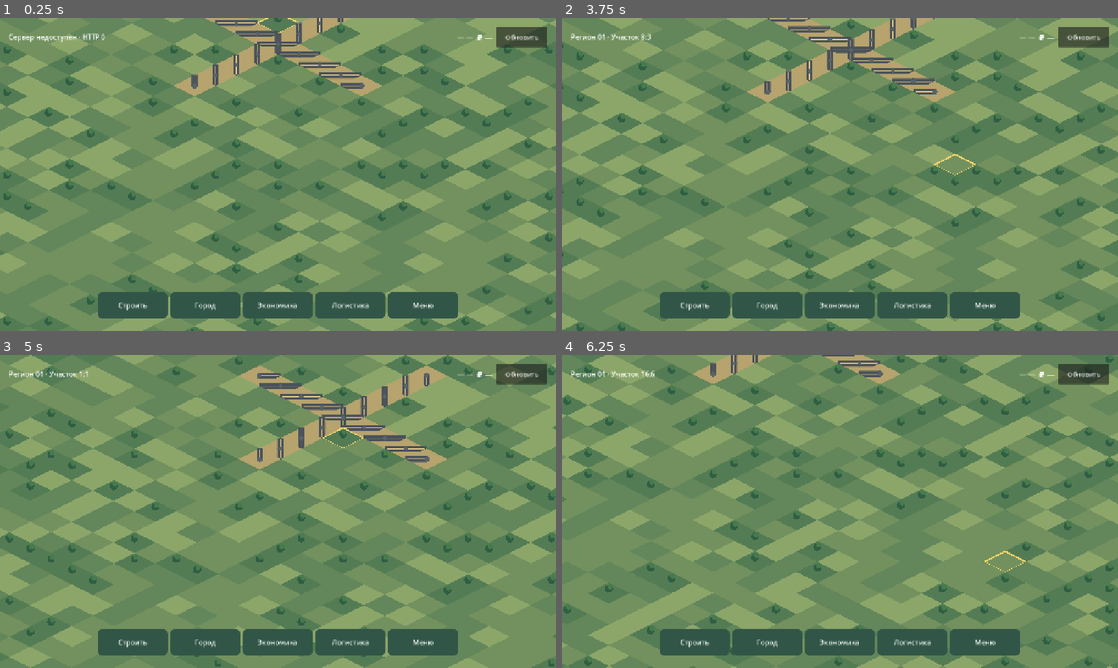
Above: before the commit, frames 1-4 (two rows, left to right).
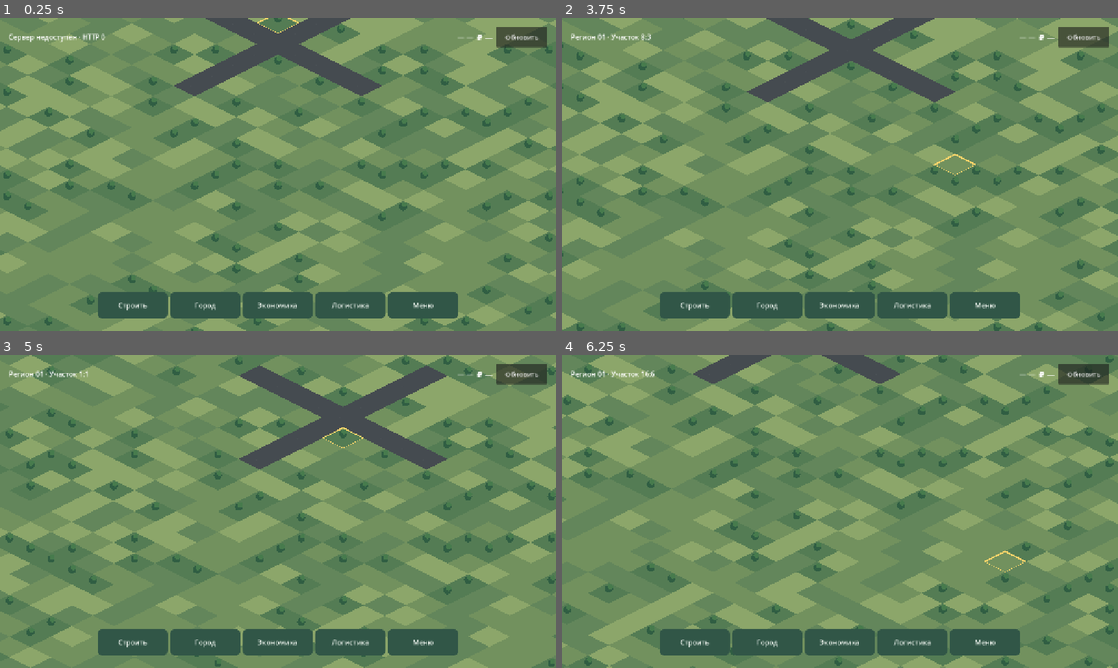
Above: after the commit, the same moments.

Repository: maillunex-lang/LunexEconom
Game: Godot game, scene res://world.tscn
The game is run twice, just before and just after one commit, with the same random seed, the same clock (stepped at 60 frames per second) and the same inputs. This scene is started directly instead of the project's main scene.
Inputs (mouse positions are in pixels of both pictures, inside the frame that each line leads up to):
- Up to frame 1 (0.25 s): no input
- Up to frame 2 (3.75 s): click "Обновить" at 0.5 s; click "Обновить" at 1.25 s; click "Обновить" at 2 s; tap Enter at 2.75 s; move the mouse to (962, 158) at 2.77 s; click (962, 158) at 2.92 s; tap Space at 3.5 s; drag from (728, 190) to (812, 237) at 3.52 s
- Up to frame 3 (5 s): move the mouse to (333, 442) at 4.27 s; click (333, 442) at 4.42 s
- Up to frame 4 (6.25 s): tap Enter at 5 s; drag from (812, 574) to (673, 464) at 5.02 s; move the mouse to (1006, 558) at 5.77 s; click (1006, 558) at 5.92 s

The runs differ from the first frame. In frame 1, 2.4% of the frame differs, in the area x 31-69%, y 0-25%; in frame 2, 2.6%; in frame 3, 3.2%, in the area x 43-81%, y 3-37%; in frame 4, 0.9%.

Commit message:
fix(android): render seamless asphalt road diamonds without rail-like stripes

Diff:
--- a/client/chunk_renderer.gd
+++ b/client/chunk_renderer.gd
@@ -65,22 +65,21 @@
     last_draw_usec = Time.get_ticks_usec() - start_usec
 
 func _draw_road(p: Vector2, cell: Vector2i) -> void:
+    # Asphalt occupies the entire 2:1 diamond, so adjacent road cells join
+    # edge-to-edge without floating strips or yellow lines at intersections.
+    # Topology is still used by construction/pathfinding, not painted as rails.
     var mask: int = TOPOLOGY.mask_at(world.roads, cell)
-    var center := Color("#59636a")
-    var asphalt := Color("#495159")
-    var line := Color("#e2c985")
-    draw_circle(p, 7.0, center)
-    var directions := [
-        [TOPOLOGY.NORTH, Vector2(0, -TILE_H * 0.5)],
-        [TOPOLOGY.EAST, Vector2(TILE_W * 0.5, 0)],
-        [TOPOLOGY.SOUTH, Vector2(0, TILE_H * 0.5)],
-        [TOPOLOGY.WEST, Vector2(-TILE_W * 0.5, 0)]
-    ]
-    for item in directions:
-        if mask & int(item[0]):
-            draw_line(p, p + item[1], asphalt, 13.0, true)
-            draw_line(p, p + item[1] * 0.9, line, 1.5, true)
-    draw_circle(p, 4.5, center)
+    var diamond := PackedVector2Array([
+        p + Vector2(0, -TILE_H * 0.5),
+        p + Vector2(TILE_W * 0.5, 0),
+        p + Vector2(0, TILE_H * 0.5),
+        p + Vector2(-TILE_W * 0.5, 0)
+    ])
+    draw_colored_polygon(diamond, Color("#454b50"))
+    # Restrained, non-repeating grain; no lane markings on road tiles.
+    if mask >= 0:
+        var grain := float(posmod(cell.x * 37 + cell.y * 53, 9)) / 255.0
+        draw_circle(p + Vector2(-8, 1), 1.2, Color(0.36 + grain, 0.38 + grain, 0.40 + grain, 0.20))
 
 func _owner_color(owner: String) -> Color:
     if owner.is_empty(): return Color("#9ca3a8")
